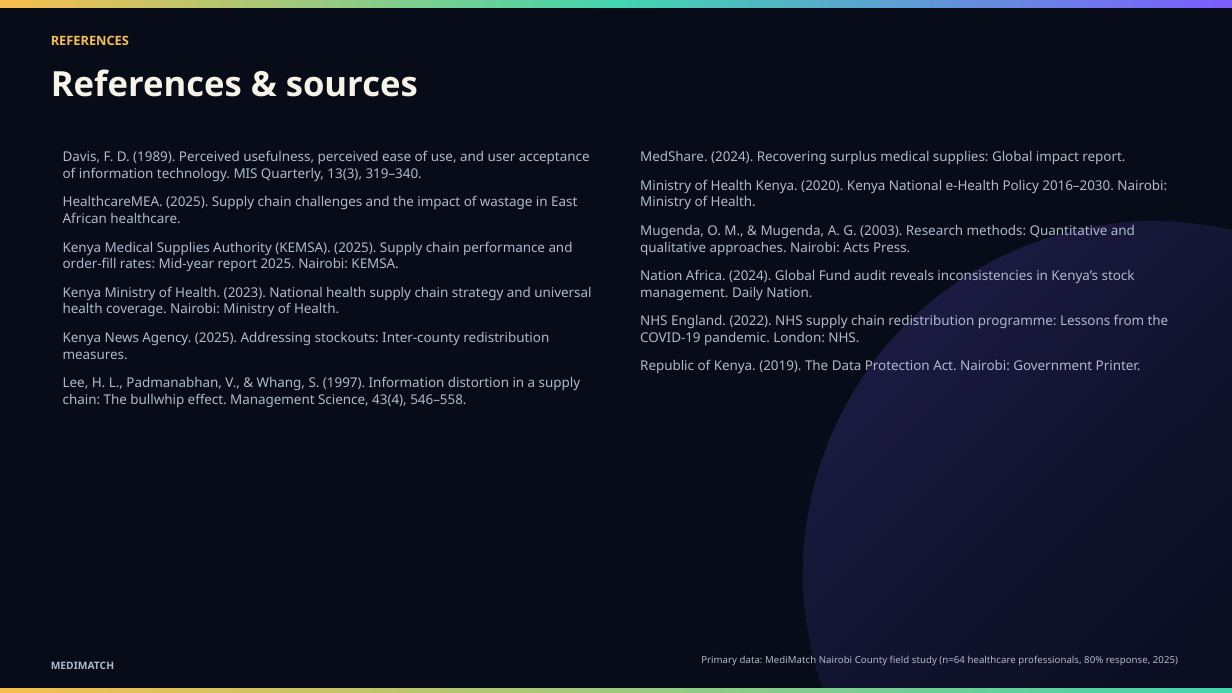
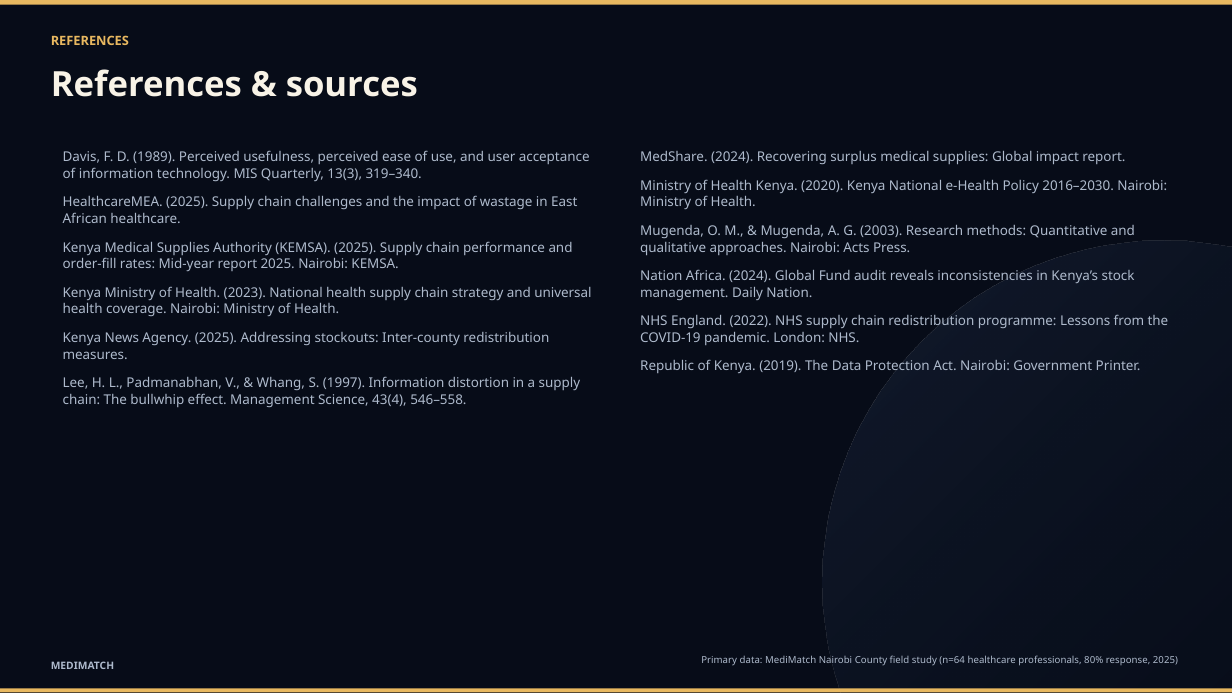
Before and after one commit to lesnargitonga/MediMatch, a slide deck: slide 13 of presentation/MediMatch_Conference_Deck.pptx. Drawn at 1232x693 pixels with LibreOffice and Linux fonts; fonts in the diff are those of the drawing. Boxes give left, top, right and bottom in pixels: in the first picture for what was removed or moved away, otherwise in the second. Text is boxed around its words. In the diff, an @@ line names an element or a change of style, - is before the commit and + after.

```diff
--- a/presentation/MediMatch_Conference_Deck.pptx
+++ b/presentation/MediMatch_Conference_Deck.pptx
@@ rectangle at box(0, 0, 1232, 5): fill gradient #F6BE4C to #43D5AE to #7C5CFF to #E8B860 @@
@@ text "REFERENCES" at box(51, 35, 129, 45): text colour #F6BE4C to #E8B860 @@
@@ ellipse: place and size @@
-ellipse at box(804, 222, 1232, 693)
+ellipse at box(823, 240, 1232, 693)
@@ ellipse at box(823, 240, 1232, 693): fill gradient #7C5CFF to #070C18 to gradient #1A263C to #070C18 @@
@@ rectangle at box(0, 689, 1232, 692): fill gradient #F6BE4C to #43D5AE to #E8B860 @@
@@ rectangle removed at box(0, 689, 1232, 693) @@
```
Also in this commit, not shown: 12 other slides changed, 2 other files.
